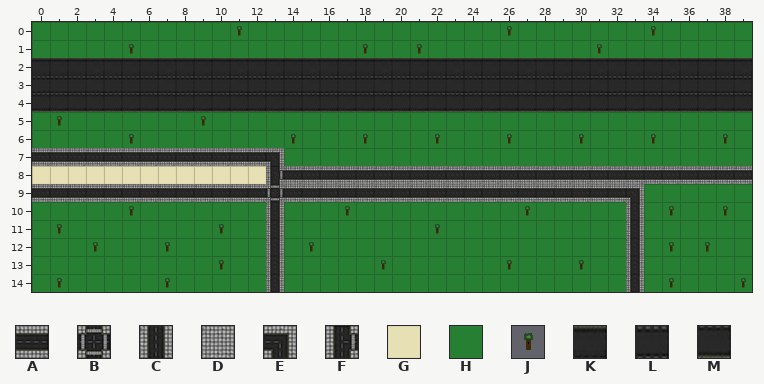
Two states of a Tiled map, Brandon's work/Road.tmx. Above, as it was before the edit.
Cells are 32x32 px. Shown: x 0..39, y 0..14.
Key: from "Tilesheet": A 0, B 2, C 3, D 5, E 7, F 8, G 13, H 14, J 15, K 16, L 17, M 18.
_ is an empty cell.
Layer "Background" before, first column x 0:
 0 HHHHHHHHHHHHHHHHHHHHHHHHHHHHHHHHHHHHHHHH
 1 HHHHHHHHHHHHHHHHHHHHHHHHHHHHHHHHHHHHHHHH
 2 DDDDDDDDDDDDDDDDDDDDDDDDDDDDDDDDDDDDDDDD
 3 GGGGGGGGGGGGGGGGGGGGGGGGGGGGGGGGGGGGGGGG
 4 DDDDDDDDDDDDDDDDDDDDDDDDDDDDDDDDDDDDDDDD
 5 HHHHHHHHHHHHHHHHHHHHHHHHHHHHHHHHHHHHHHHH
 6 HHHHHHHHHHHHHHHHHHHHHHHHHHHHHHHHHHHHHHHH
 7 DDDDDDDDDDDDDDHHHHHHHHHHHHHHHHHHHHHHHHHH
 8 GGGGGGGGGGGGGDDDDDDDDDDDDDDDDDDDDDDDDDDD
 9 DDDDDDDDDDDDDDDDDDDDDDDDDDDDDDDDDDHHHHHH
10 HHHHHHHHHHHHHDHHHHHHHHHHHHHHHHHHHDHHHHHH
11 HHHHHHHHHHHHHDHHHHHHHHHHHHHHHHHHHDHHHHHH
12 HHHHHHHHHHHHHDHHHHHHHHHHHHHHHHHHHDHHHHHH
13 HHHHHHHHHHHHHDHHHHHHHHHHHHHHHHHHHDHHHHHH
14 HHHHHHHHHHHHHDHHHHHHHHHHHHHHHHHHHDHHHHHH
Layer "Objects" before, first column x 0:
 0 ___________J______________J_______J_____
 1 _____J____________J__J_________J________
 2 KKKKKKKKKKKKKKKKKKKKKKKKKKKKKKKKKKKKKKKK
 3 LLLLLLLLLLLLLLLLLLLLLLLLLLLLLLLLLLLLLLLL
 4 MMMMMMMMMMMMMMMMMMMMMMMMMMMMMMMMMMMMMMMM
 5 _J_______J______________________________
 6 _____J________J___J___J___J___J___J___J_
 7 AAAAAAAAAAAAAE__________________________
 8 _____________FAAAAAAAAAAAAAAAAAAAAAAAAAA
 9 AAAAAAAAAAAAABAAAAAAAAAAAAAAAAAAAE______
10 _____J_______C___J_________J_____C_J__J_
11 _J________J__C________J__________C______
12 ___J___J_____C_J_________________C_J_J__
13 __________J__C_____J______J___J__C______
14 _J_____J_____C___________________C_J___J
The same view after the edit:
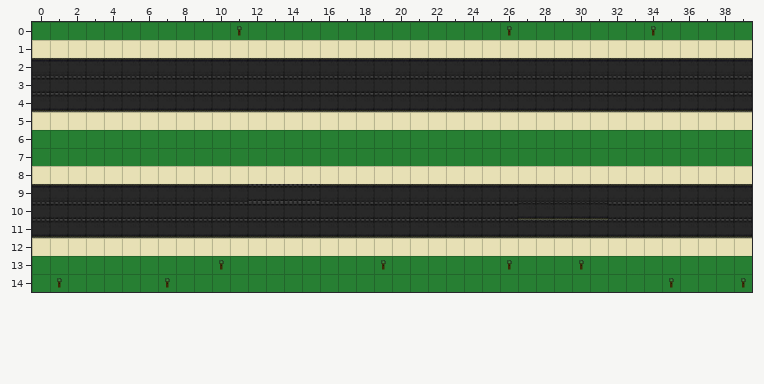
From old to new:
Layer "Background":
y 7: x 1..5 DDDDD -> HHHHH
Layer "Objects":
y 1: x 0..39 _____J____________J__J_________J________ -> GGGGGGGGGGGGGGGGGGGGGGGGGGGGGGGGGGGGGGGG
y 5: x 0..39 _J_______J______________________________ -> GGGGGGGGGGGGGGGGGGGGGGGGGGGGGGGGGGGGGGGG
y 6: x 5 J -> H; x 14 J -> H; x 18 J -> H; x 22 J -> H; x 26 J -> H; x 30 J -> H; x 34 J -> H; x 38 J -> H
y 7: x 0..13 AAAAAAAAAAAAAE -> HHHHHHHHHHHHHH
y 8: x 13..39 FAAAAAAAAAAAAAAAAAAAAAAAAAA -> GGGGGGGGGGGGGGGGGGGGGGGGGGG
y 9: x 0..39 AAAAAAAAAAAAABAAAAAAAAAAAAAAAAAAAE______ -> KKKKKKKKKKKKLLLLKKKKKKKKKKKKKKKKKKKKKKKK
y 10: x 0..39 _____J_______C___J_________J_____C_J__J_ -> LLLLLLLLLLLLLLLLLLLLLLLLLLLMMMMMLLLLLLLL
y 11: x 0..39 _J________J__C________J__________C______ -> MMMMMMMMMMMMMMMMMMMMMMMMMMMMMMMMMMMMMMMM
y 12: x 0..39 ___J___J_____C_J_________________C_J_J__ -> GGGGGGGGGGGGGGGGGGGGGGGGGGGGGGGGGGGGGGGG
y 13..14: x 13 C -> H; x 33 C -> H
Where, in picture pixels (left, top, right, bottom), the same in both pictures:
changed: (32, 40, 752, 58)
changed: (32, 112, 752, 292)
